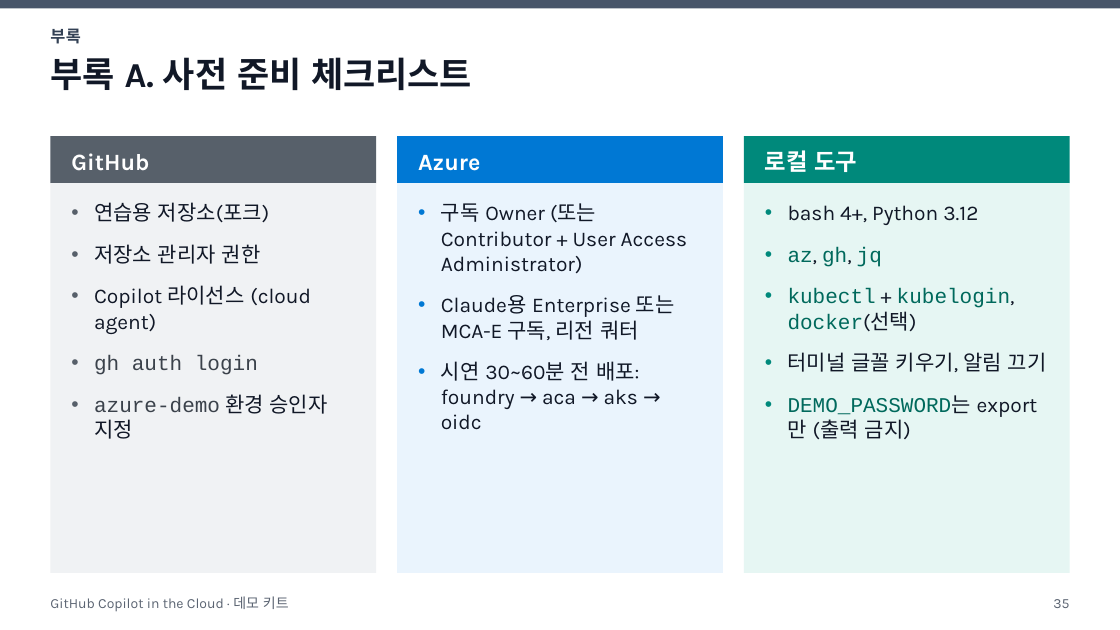
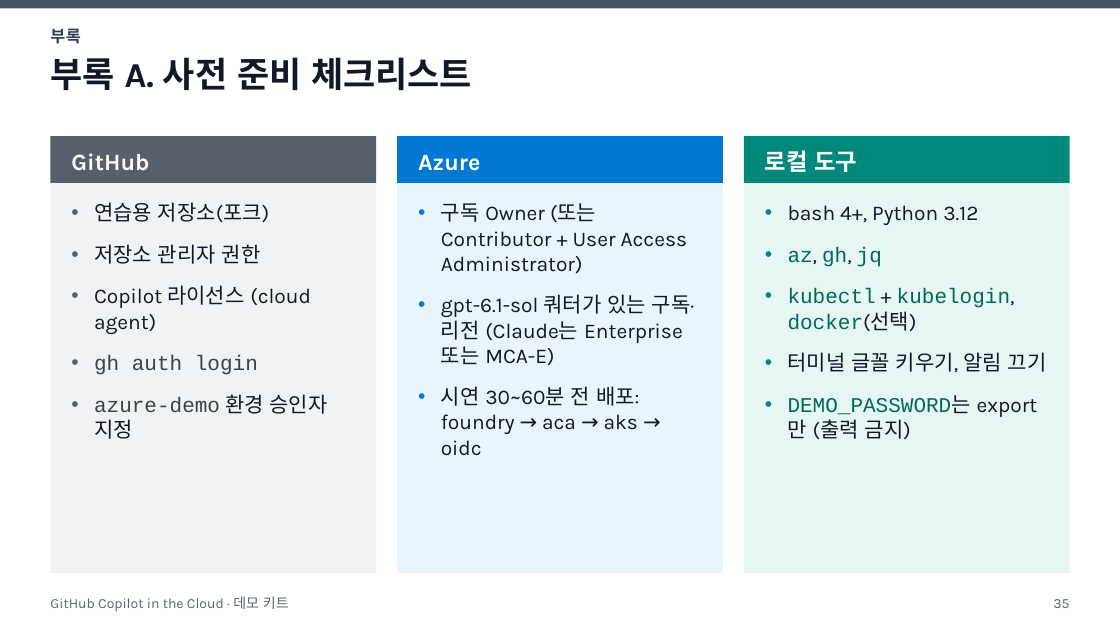
Before and after one commit to junwoojeong100/ghcp-in-the-cloud, a slide deck: slide 35 of slides/demo-presentation-ko.pptx. Drawn at 1120x630 pixels with LibreOffice and Linux fonts; fonts in the diff are those of the drawing. Boxes give left, top, right and bottom in pixels: in the first picture for what was removed or moved away, otherwise in the second. Text is boxed around its words. In the diff, an @@ line names an element or a change of style, - is before the commit and + after.

```diff
--- a/slides/demo-presentation-ko.pptx
+++ b/slides/demo-presentation-ko.pptx
@@ text at <box>441,294,694,365</box>: text changed @@
-• Claude용 Enterprise 또는 MCA-E 구독, 리전 쿼터
+• gpt-6.1-sol 쿼터가 있는 구독·리전 (Claude는 Enterprise 또는 MCA-E)
```
Also in this commit, not shown: 9 other slides changed, 25 other files.
